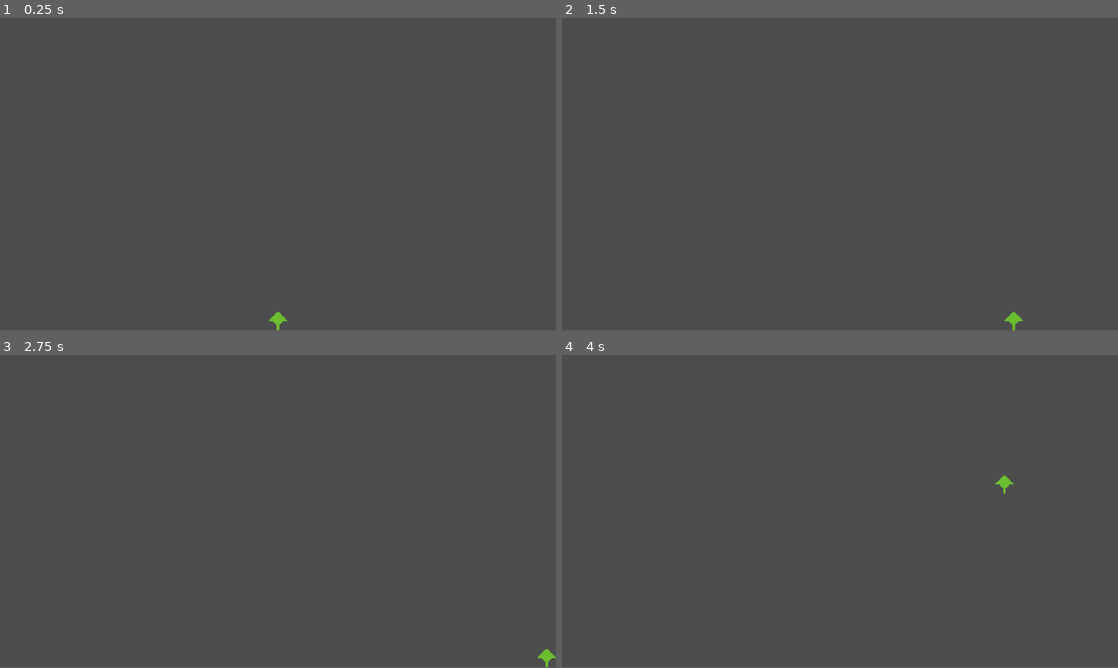
Above: before the commit, frames 1-4 (two rows, left to right).
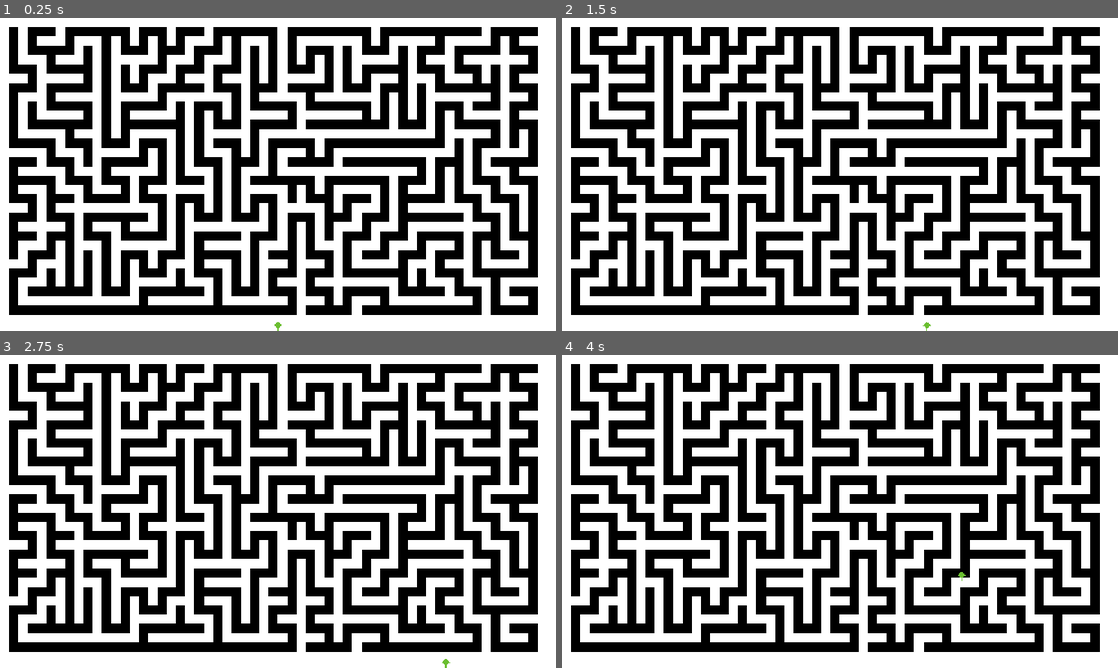
Above: after the commit, the same moments.

Repository: vividskiess/COS30031
Game: Godot game, scene res://scenes/level.tscn
Same seed, same stepped clock (60 frames per second), same inputs: the game is played once before the commit and once after it.
Inputs:
- Up to frame 1 (0.25 s): no input
- Up to frame 2 (1.5 s): tap Enter at 0.5 s; hold D (move_right) 0.53-1.28 s; hold S (move_down) from 1.28 s (still down)
- Up to frame 3 (2.75 s): tap Space at 2 s; release S (move_down) at 2.03 s; hold D (move_right) from 2.03 s (still down)
- Up to frame 4 (4 s): release D (move_right) at 2.78 s; hold W (move_up) 2.78-3.53 s; tap Enter at 3.5 s; hold A (move_left) from 3.53 s (still down)
In our replay, the window is 800x449 before the commit and 800x450 after it. These sizes can differ from the game's own. Grey fills any space a smaller window leaves; there, only what the larger window draws over its background counts as a difference.

The runs differ from the first frame. In frame 1, 100% of the frame differs, in the area x 0-100%, y 0-100%; in frame 2, 100%; in frame 3, 100%; in frame 4, 100%.

Commit message:
Add maze generation for level

Diff:
--- a/project.godot
+++ b/project.godot
@@ -17,10 +17,10 @@
 
 [display]
 
-window/size/viewport_width=480
-window/size/viewport_height=270
-window/size/window_width_override=960
-window/size/window_height_override=540
+window/size/viewport_width=960
+window/size/viewport_height=540
+window/size/window_width_override=1920
+window/size/window_height_override=1080
 window/stretch/mode="canvas_items"
 window/stretch/aspect="expand"
 
--- a/scripts/level.gd
+++ b/scripts/level.gd
@@ -2,19 +2,65 @@
 
 @onready var Map = $TileMapLayer # Reference to tile map for convenience.
 
-const width = 30 # Maze width in tiles.
-const height = 17 # Maze height in tiles.
-const path = Vector2i(0, 0) # Atlas coordinates for navigatable path.
-const wall = Vector2i(1, 0) # Atlas coordinates for wall.
+const ROWS = 34 # Number of tile rows in the maze - height equivalent.
+const COLUMNS = 60 # Number of tile columns in the maze - width equivalent.
+const PATH = Vector2i(0, 0) # Atlas coordinates for navigatable path.
+const WALL = Vector2i(1, 0) # Atlas coordinates for wall.
 
 var maze = []
 
 func _ready() -> void:
-	clear_maze()
 	create_maze()
 
+func create_maze():
+	clear_maze() # Resets the maze before creating one - a sanity check.
+
+	var starting_row = 1
+	var starting_column = 1
+	maze[starting_row][starting_column] = 0
+
+	make_path(starting_row, starting_column)
+
+	draw_maze()
+
 func clear_maze():
-	pass
+	maze = []
+	for r in range(ROWS):
+		var row = []
+		for c in range(COLUMNS):
+			row.append(1)
+		maze.append(row)
 
-func create_maze():
-	pass
+func make_path(row, column):
+	var directions = [
+		[-2, 0], # North
+		[0, 2], # East
+		[2, 0], # South
+		[0, -2] # West
+	]
+
+	directions.shuffle()
+
+	for d in directions:
+		var d_row = d[0]
+		var d_column = d[1]
+
+		var new_row = row + d_row
+		var new_column = column + d_column
+
+		if (new_row > 0 and
+		new_row < (ROWS - 1) and
+		new_column > 0 and
+		new_column < (COLUMNS - 1) and
+		maze[new_row][new_column] == 1):
+			maze[new_row][new_column] = 0
+			maze[row + d_row / 2][column + d_column / 2] = 0
+			make_path(new_row, new_column)
+
+func draw_maze():
+	Map.clear()
+
+	for r in range(ROWS):
+		for c in range(COLUMNS):
+			var tile_type = WALL if maze[r][c] == 1 else PATH
+			Map.set_cell(Vector2i(c, r), 0, tile_type)
